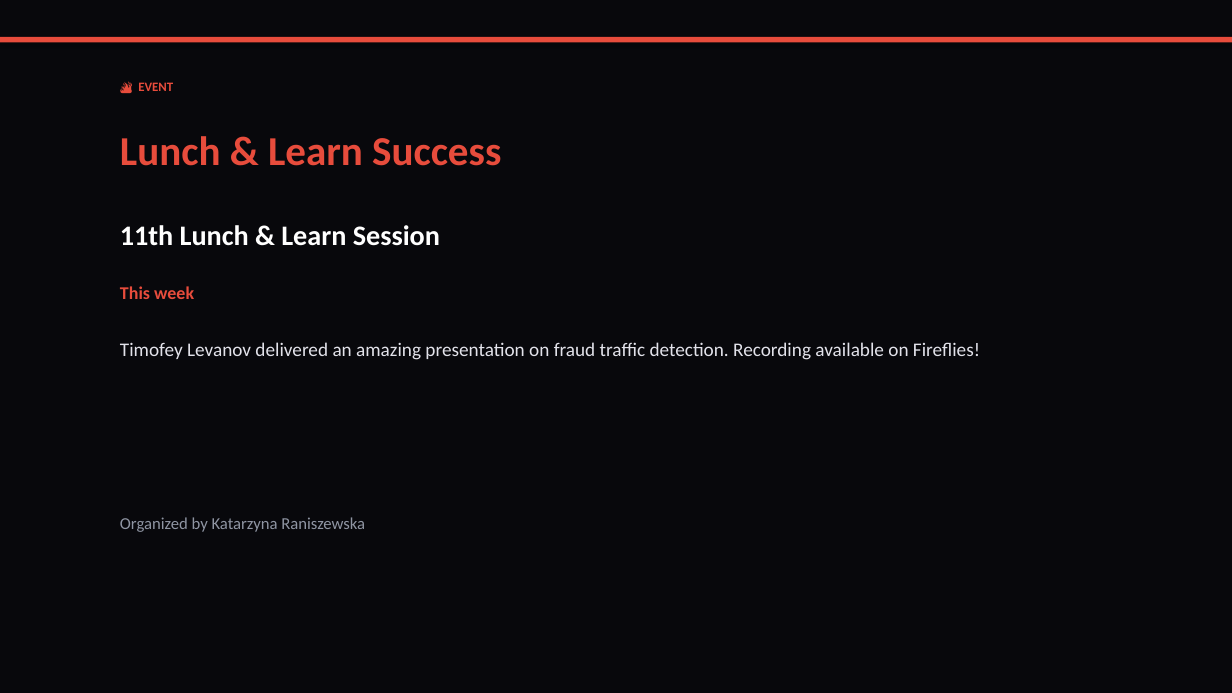
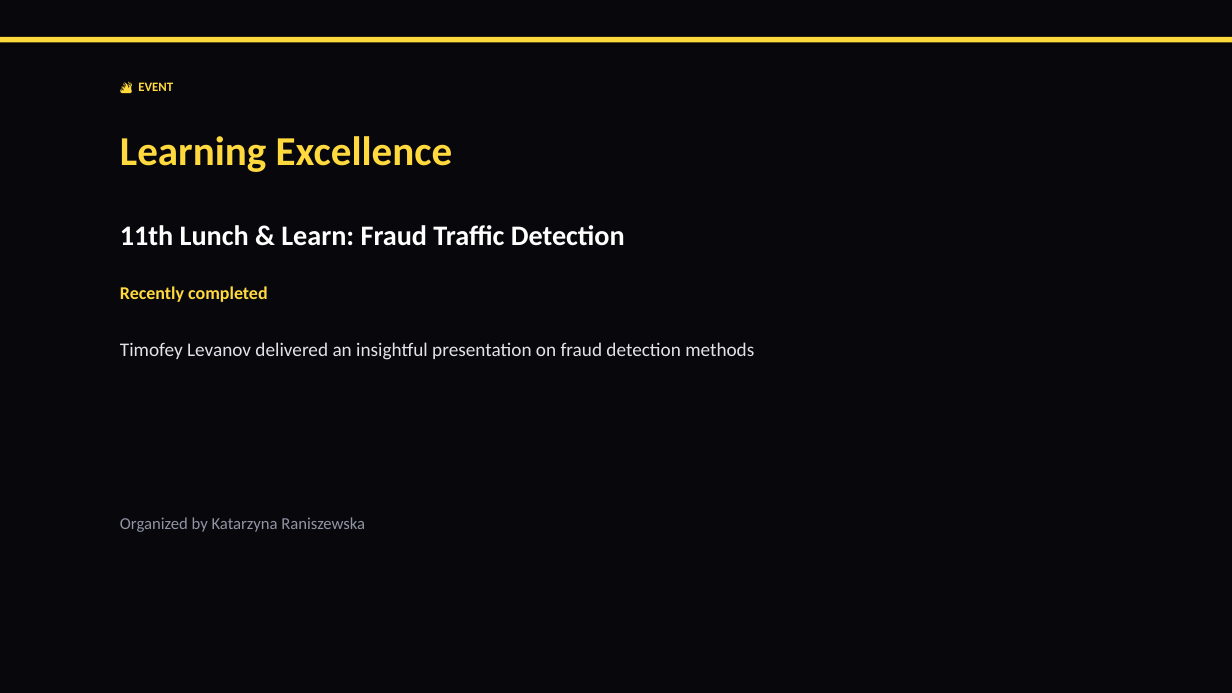
Before and after one commit to liliyagarifullina-maker/appodeal-pulse, a slide deck: slide 4 of data/archive/pulse_2026-03-12.pptx. Drawn at 1232x693 pixels with LibreOffice and Linux fonts; fonts in the diff are those of the drawing. Boxes give left, top, right and bottom in pixels: in the first picture for what was removed or moved away, otherwise in the second. Text is boxed around its words. In the diff, an @@ line names an element or a change of style, - is before the commit and + after.

```diff
--- a/data/archive/pulse_2026-03-12.pptx
+++ b/data/archive/pulse_2026-03-12.pptx
@@ rectangle at (x1=0, y1=37, x2=1232, y2=43): fill #E74C3C to #FFD93D @@
@@ text "🔥 EVENT" at (x1=138, y1=82, x2=173, y2=91): text colour #E74C3C to #FFD93D @@
@@ text at (x1=120, y1=136, x2=452, y2=172): text changed; text colour #E74C3C to #FFD93D @@
-Lunch & Learn Success
+Learning Excellence
@@ text at (x1=120, y1=225, x2=625, y2=246): text changed @@
-11th Lunch & Learn Session
+11th Lunch & Learn: Fraud Traffic Detection
@@ text at (x1=120, y1=286, x2=268, y2=302): text changed; text colour #E74C3C to #FFD93D @@
-This week
+Recently completed
@@ text at (x1=120, y1=342, x2=754, y2=360): text changed @@
-Timofey Levanov delivered an amazing presentation on fraud traffic detection. Recording available on Fireflies!
+Timofey Levanov delivered an insightful presentation on fraud detection methods
```
Also in this commit, not shown: 12 other slides changed, 4 slides added, 5 slides removed, 2 other files.
